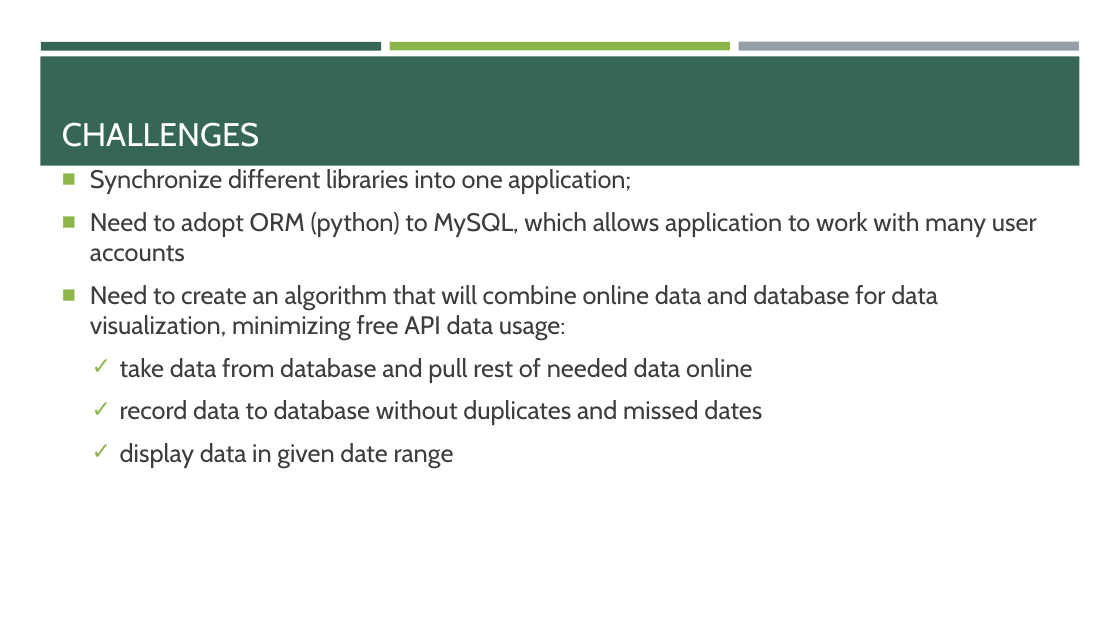
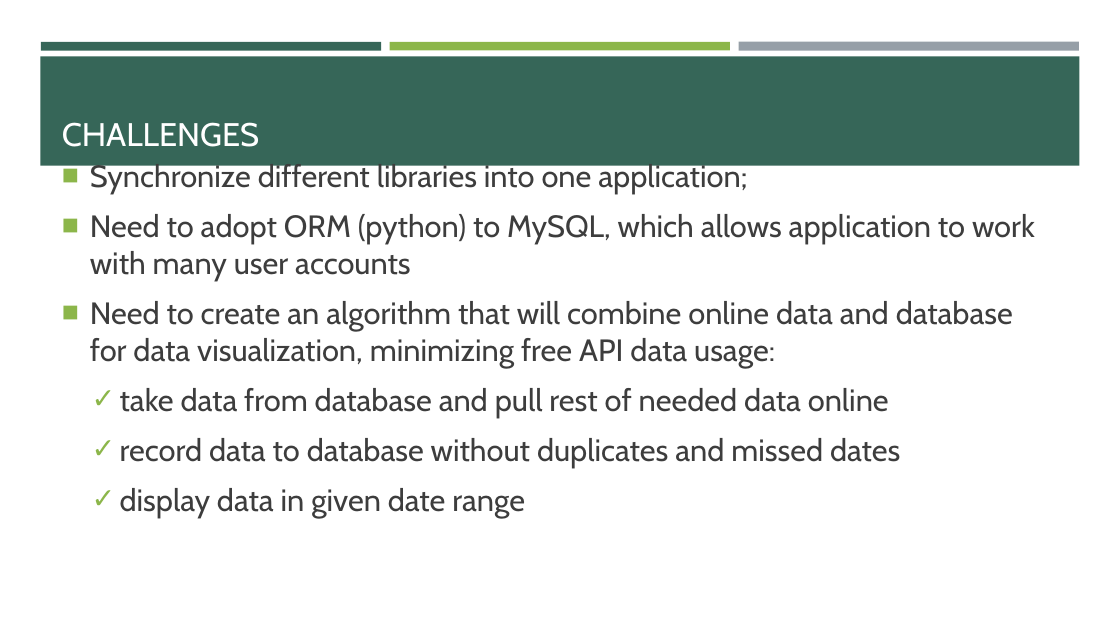
Before and after one commit to yasenvit/EquityWatchlistEcho, a slide deck: slide 9 of README EquityWatchlist.pptx (slide 4 before the commit). Drawn at 1120x630 pixels with LibreOffice and Linux fonts; fonts in the diff are those of the drawing. Boxes give left, top, right and bottom in pixels: in the first picture for what was removed or moved away, otherwise in the second. Text is boxed around its words. In the diff, an @@ line names an element or a change of style, - is before the commit and + after.

```diff
--- a/README EquityWatchlist.pptx
+++ b/README EquityWatchlist.pptx
@@ text "Synchronize different libraries into one ..." at (90, 161, 1035, 518): size 21.7 to 26.4 pt @@
```
Also in this commit, not shown: 3 other slides changed, 2 slides added, 13 other files.
